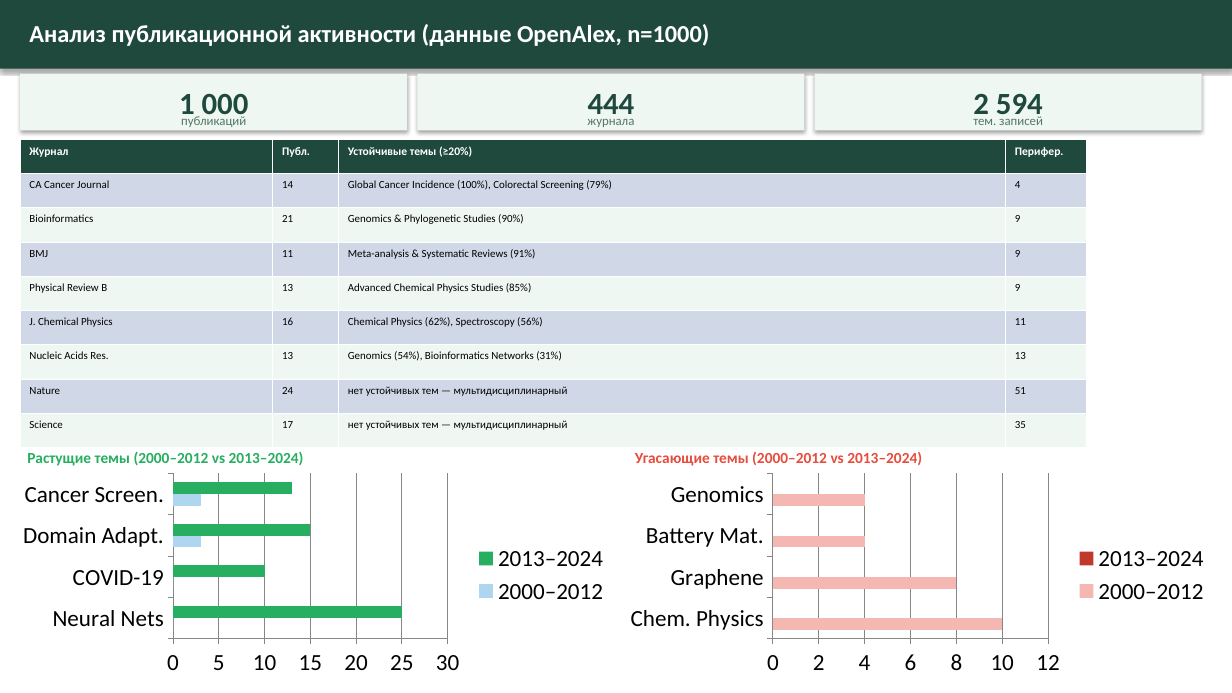
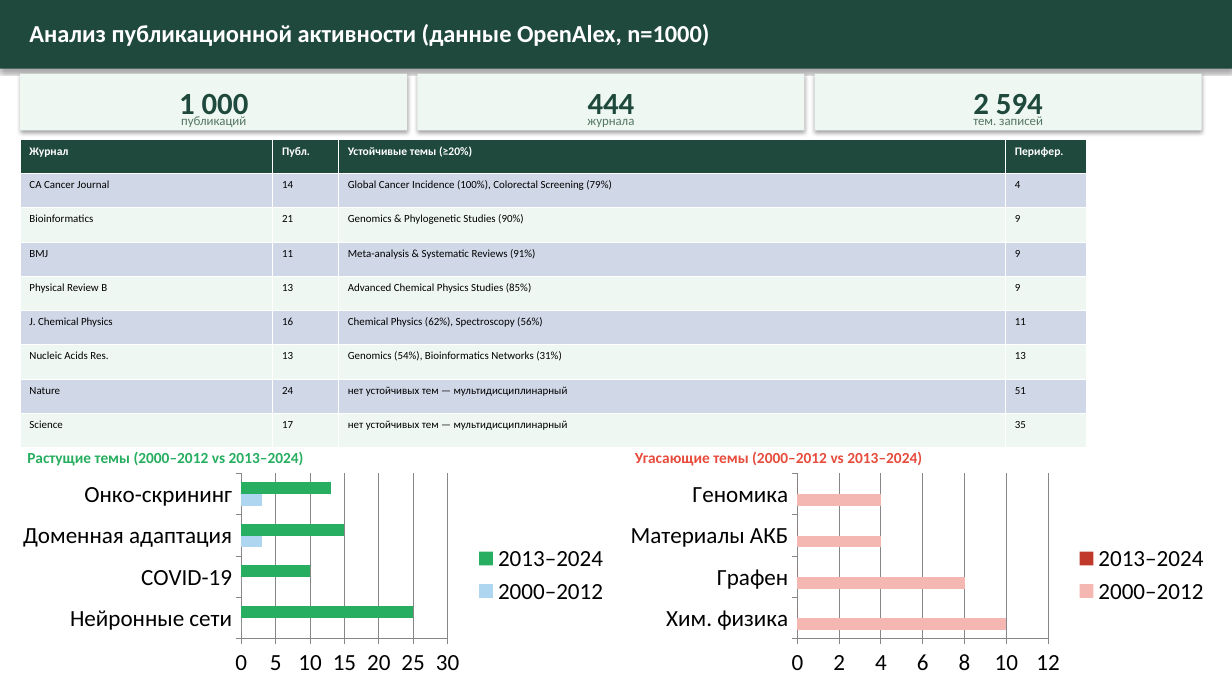
Before and after one commit to surnova2703/muiv3year, a slide deck: slide 5 of docs/Визуализация науки на основе метаданных публикаций и журналов.pptx. Drawn at 1232x693 pixels with LibreOffice and Linux fonts; fonts in the diff are those of the drawing. Boxes give left, top, right and bottom in pixels: in the first picture for what was removed or moved away, otherwise in the second. Text is boxed around its words. In the diff, an @@ line names an element or a change of style, - is before the commit and + after.

```diff
--- a/docs/Визуализация науки на основе метаданных публикаций и журналов.pptx
+++ b/docs/Визуализация науки на основе метаданных публикаций и журналов.pptx
@@ bar chart at (x1=11, y1=470, x2=618, y2=680) @@
-categories: Neural Nets, COVID-19, Domain Adapt., Cancer Screen.
+categories: Нейронные сети, COVID-19, Доменная адаптация, Онко-скрининг
@@ bar chart at (x1=618, y1=470, x2=1219, y2=680) @@
-categories: Chem. Physics, Graphene, Battery Mat., Genomics
+categories: Хим. физика, Графен, Материалы АКБ, Геномика
```
